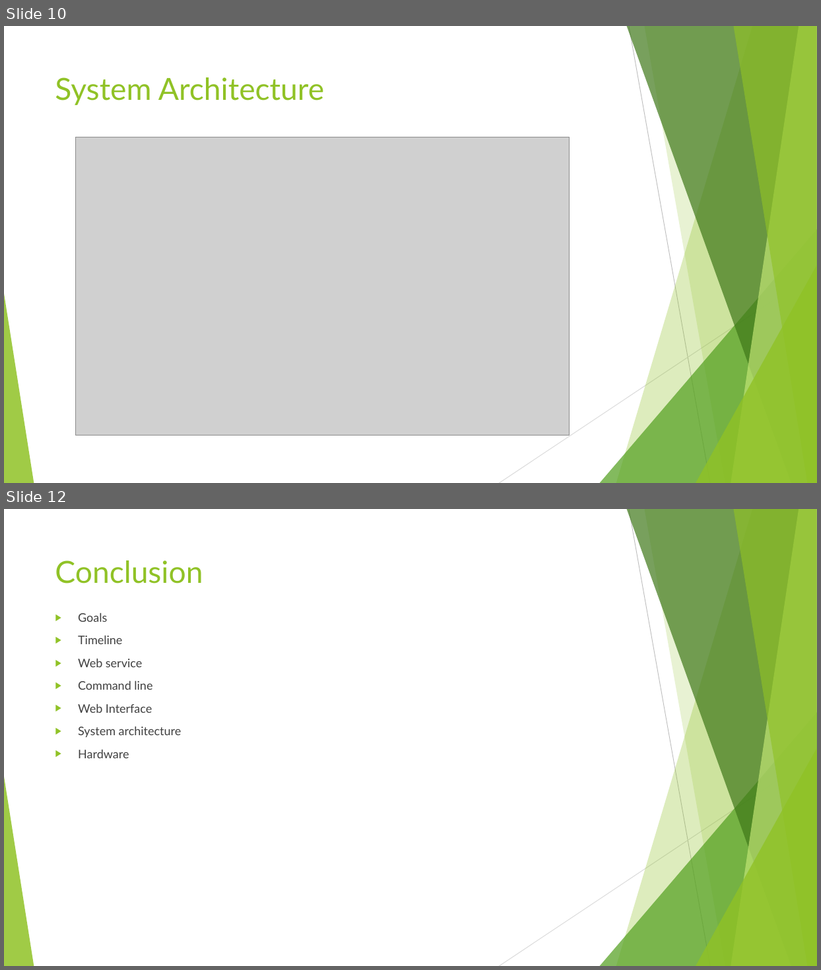
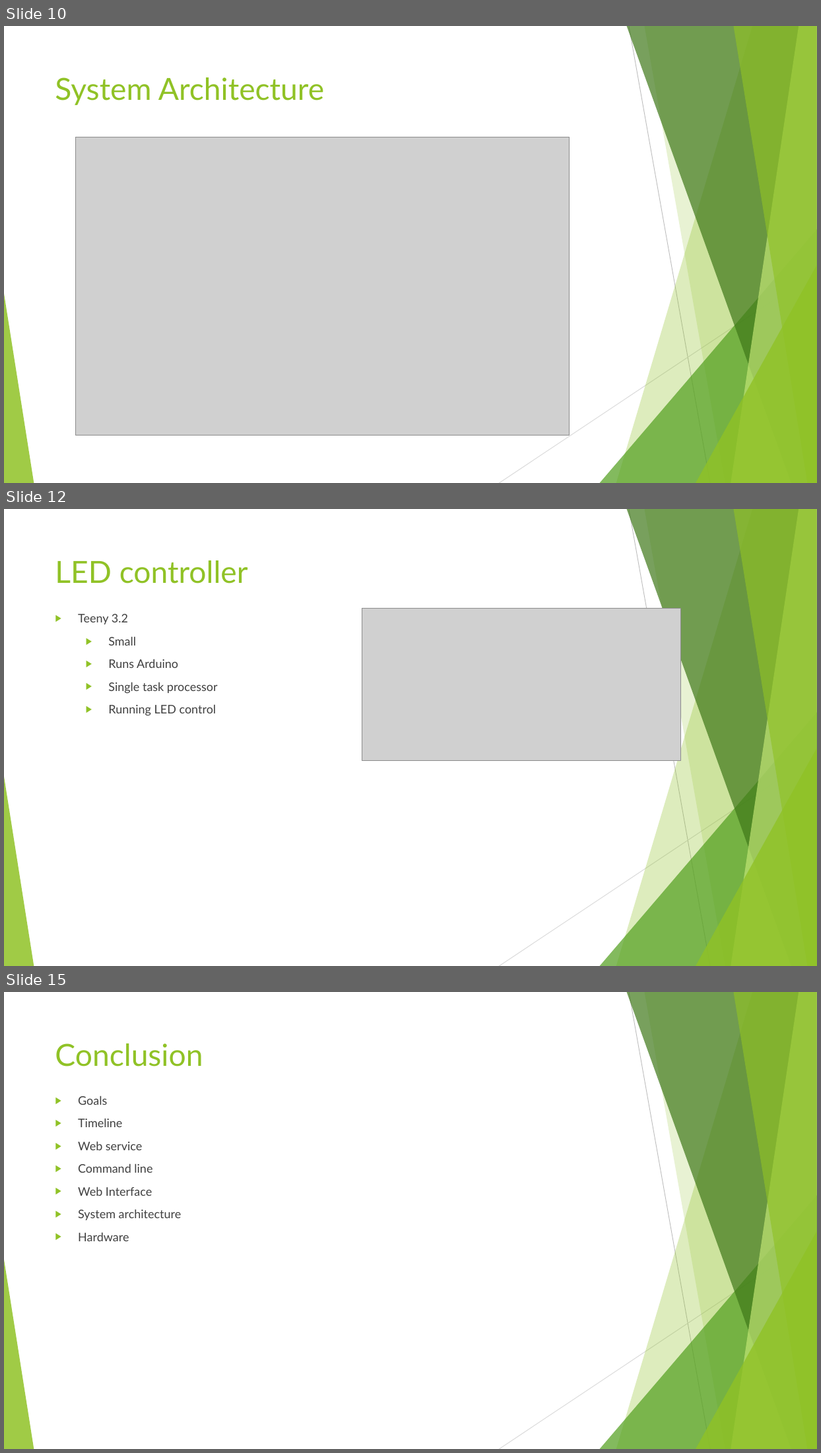
Before and after one commit to HodginAustin/Winter-Is-Coming, a slide deck: Documents/PresentationFall/Fall Presentation.pptx. Shown one above the other, each under a label of ours: slides 10 and 12 before the commit, slides 10, 12 and 15 after it; the slides between them are not shown. The pictures are 821x970 and 821x1453 pixels, drawn with LibreOffice and Linux fonts; fonts in the diff are those of the drawing; grey boxes stand for pictures. Boxes give left, top, right and bottom in pixels: in the first picture for what was removed or moved away, otherwise in the second. Text is boxed around its words. In the diff, an @@ line names an element or a change of style, - is before the commit and + after.

```diff
--- a/Documents/PresentationFall/Fall Presentation.pptx
+++ b/Documents/PresentationFall/Fall Presentation.pptx
@@ slide 12 added at [4,509,817,966], background #FFFFFF; not listed: 10 template elements that a slide beside it also shows @@
@@ text added at [55,560,248,584], 36 pt, text #90C226 @@
+LED controller
@@ text added at [78,614,218,716], 14 pt, text #404040 @@
+▶ Teeny 3.2
+  ▶ Small
+  ▶ Runs Arduino
+  ▶ Single task processor
+  ▶ Running LED control
@@ picture added at [362,609,680,761] @@
@@ what was slide 12 is now slide 15 @@
```
Also in this commit, not shown: 1 slide changed, 2 other slides added.
